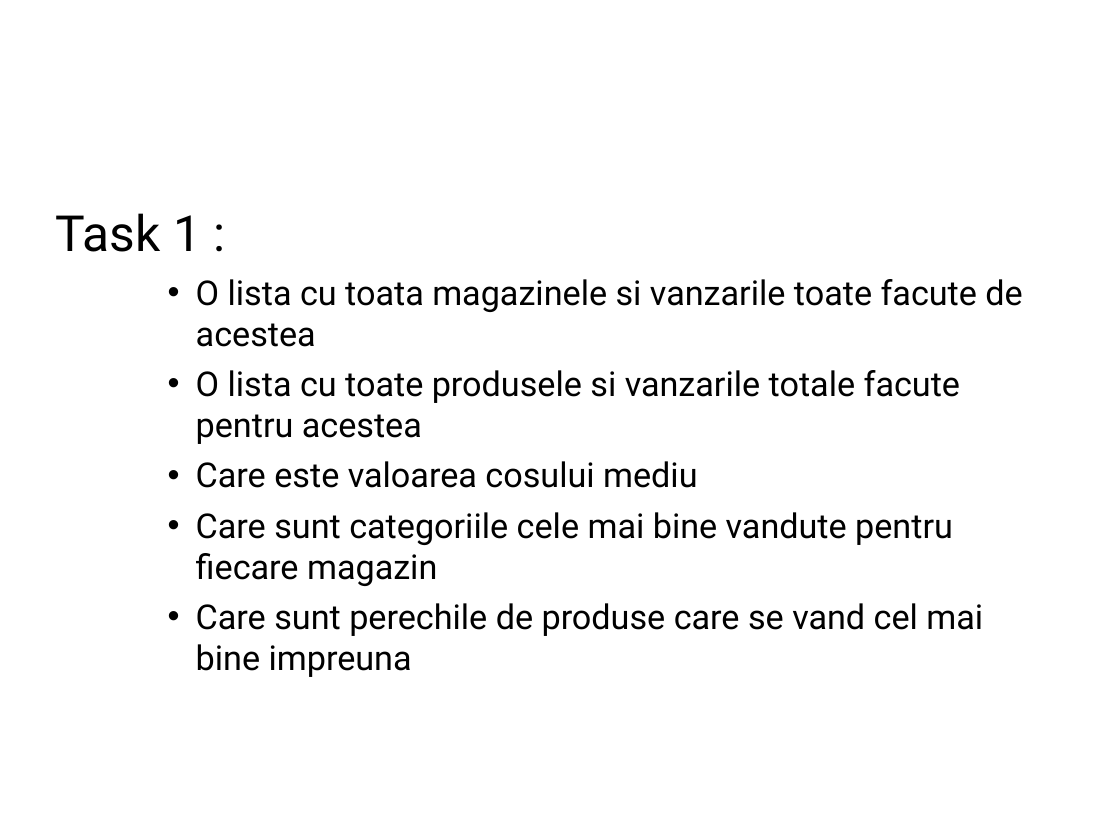
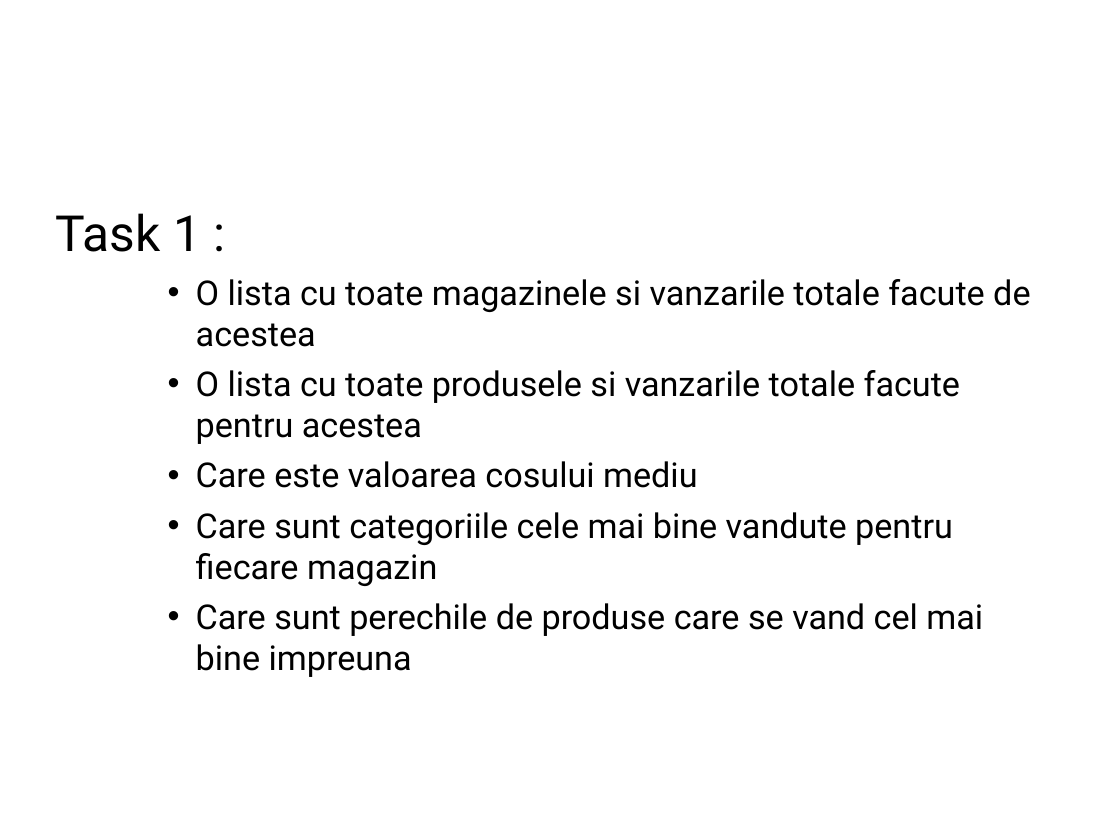
Before and after one commit to Matei94/Retail-Sales-Reporting, a slide deck: slide 7 of Proiect SD.ppt. Drawn at 1120x840 pixels with LibreOffice and Linux fonts; fonts in the diff are those of the drawing; background and template pictures are left out. Boxes give left, top, right and bottom in pixels: in the first picture for what was removed or moved away, otherwise in the second. Text is boxed around its words. In the diff, an @@ line names an element or a change of style, - is before the commit and + after.

```diff
--- a/Proiect SD.ppt
+++ b/Proiect SD.ppt
@@ text at <box>196,279,1030,347</box>: text changed @@
-    • O lista cu toata magazinele si vanzarile toate facute de acestea
+    • O lista cu toate magazinele si vanzarile totale facute de acestea
```
Also in this commit, not shown: 4 other slides changed, 1 other file.
